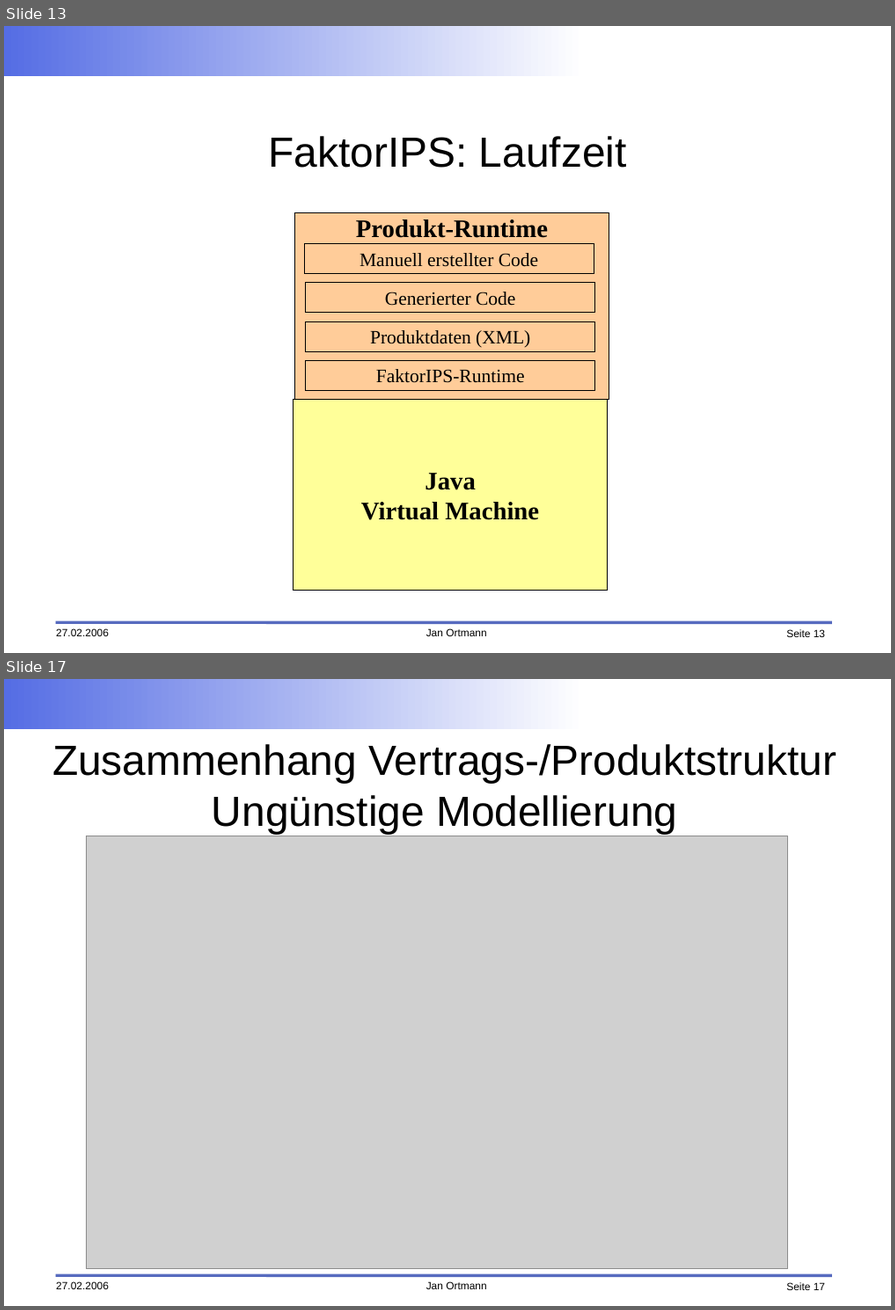
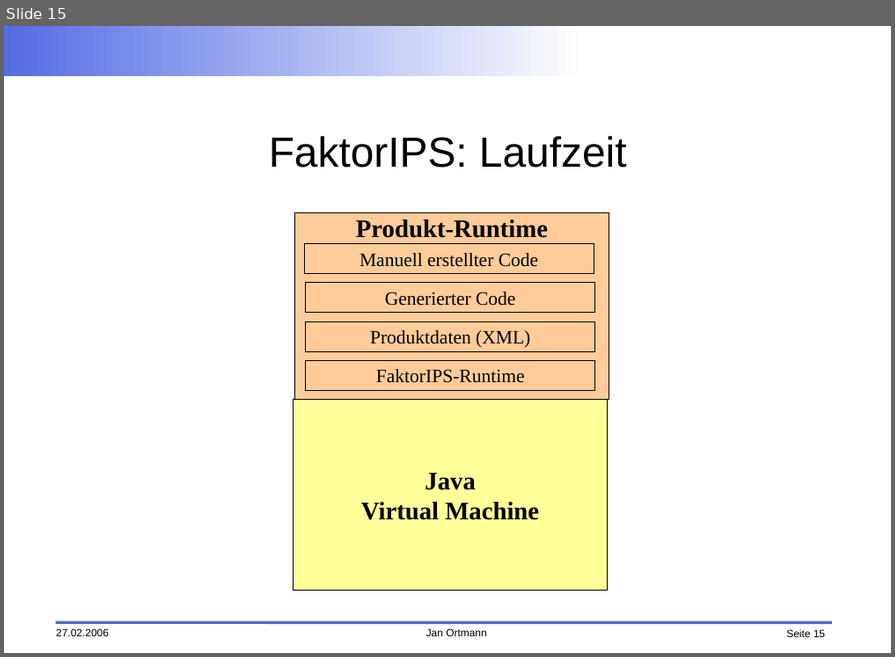
Before and after one commit to faktorips/faktorips.base, a slide deck: org.faktorips.doc/presentations/FaktorIPS-Grundlagen.odp. Shown one above the other, each under a label of ours: slides 13 and 17 before the commit, slide 15 after it; the slides between them are not shown. The pictures are 895x1310 and 895x657 pixels, drawn with LibreOffice and Linux fonts; fonts in the diff are those of the drawing; grey boxes stand for pictures; background and template pictures are left out. Boxes give left, top, right and bottom in pixels: in the first picture for what was removed or moved away, otherwise in the second. Text is boxed around its words. In the diff, an @@ line names an element or a change of style, - is before the commit and + after.

```diff
--- a/org.faktorips.doc/presentations/FaktorIPS-Grundlagen.odp
+++ b/org.faktorips.doc/presentations/FaktorIPS-Grundlagen.odp
@@ slide 17 removed at [4, 679, 891, 1306], background #FFFFFF; not listed: 5 template elements that a slide beside it also shows @@
@@ title removed at [52, 744, 836, 834] @@
-Zusammenhang Vertrags-/Produktstruktur
-Ungünstige Modellierung
@@ picture removed at [86, 836, 788, 1269] @@
@@ what was slide 13 is now slide 15 @@
@@ page number at [786, 630, 825, 638]: text changed @@
-Seite 13
+Seite 15
```
Also in this commit, not shown: 6 slides changed, 7 slides added, 5 other slides removed, 2 other files.
